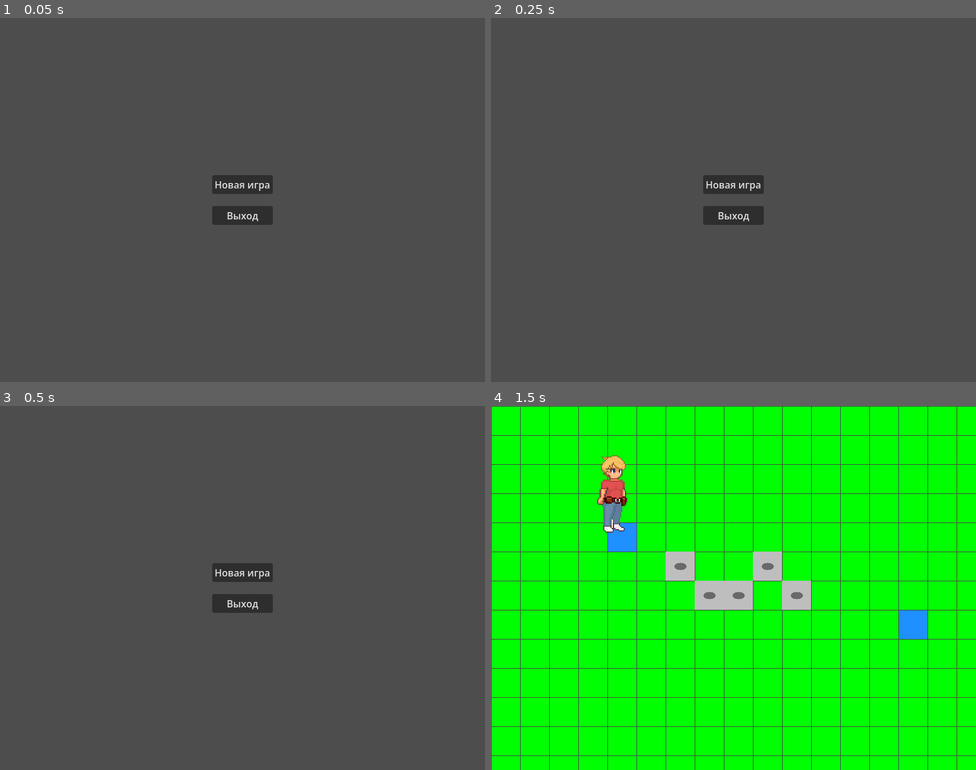
Above: before the commit, frames 1-4 (two rows, left to right).
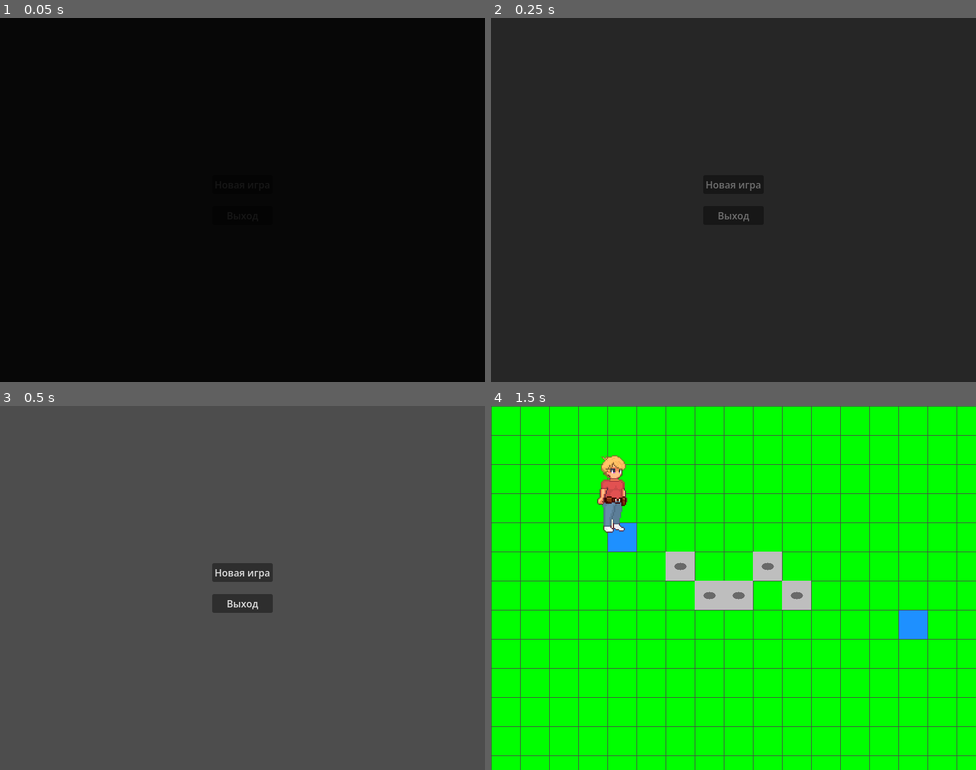
Above: after the commit, the same moments.

Repository: Radiant-Game-Studios/Pelmeny-s-Secret-Godot
Game: Godot game, scene res://scenes/main_menu.tscn
Same seed, same stepped clock (60 frames per second), same inputs: the game is played once before the commit and once after it.
Inputs:
- Up to frame 1 (0.05 s): no input
- Up to frame 2 (0.25 s): no input
- Up to frame 3 (0.5 s): no input
- Up to frame 4 (1.5 s): click "Новая игра" at 0.5 s; hold D (move_right) from 1.28 s (still down); tap E (interact) at 1.35 s

The runs differ from the first frame. In frame 1, 100% of the frame differs, in the area x 0-100%, y 0-100%; in frame 2, 99%; in frame 3, nothing differs; in frame 4, nothing differs.

Commit message:
Fade in/out in main menu

Diff:
--- a/scenes/main_menu.tscn
+++ b/scenes/main_menu.tscn
@@ -10,6 +10,17 @@
 grow_horizontal = 2
 grow_vertical = 2
 script = ExtResource("1_l6cm7")
+
+[node name="CanvasLayer" type="CanvasLayer" parent="." unique_id=438496601]
+
+[node name="FadeRect" type="ColorRect" parent="CanvasLayer" unique_id=1866762807]
+anchors_preset = 15
+anchor_right = 1.0
+anchor_bottom = 1.0
+grow_horizontal = 2
+grow_vertical = 2
+mouse_filter = 2
+color = Color(0, 0, 0, 1)
 
 [node name="Background" type="TextureRect" parent="." unique_id=1934640203]
 layout_mode = 0
--- a/scripts/game.gd
+++ b/scripts/game.gd
@@ -79,6 +79,15 @@
 	if not current_player.is_connected("teleport_attempted", _on_teleport_attempted):
 		current_player.teleport_attempted.connect(_on_teleport_attempted)
 
+	# Fade in при загрузке игры
+	fade_rect.color = Color.BLACK
+	fade_rect.visible = true
+	var tween = create_tween()
+	tween.tween_property(fade_rect, "color", Color(0, 0, 0, 0), 0.5)
+	tween.tween_callback(func():
+		fade_rect.visible = false
+	)
+
 
 func _input(event):
 	if event.is_action_pressed("ui_cancel"):  # ESC
--- a/scripts/main_menu.gd
+++ b/scripts/main_menu.gd
@@ -1,6 +1,13 @@
 extends Control
 
+@onready var fade_rect: ColorRect = $CanvasLayer/FadeRect
+
 func _ready():
+	# Fade in при запуске
+	fade_rect.color = Color.BLACK
+	var tween = create_tween()
+	tween.tween_property(fade_rect, "color", Color(0, 0, 0, 0), 0.5)
+
 	# Проверяем наличие сохранения
 	var save_exists = FileAccess.file_exists("user://savegame.dat")
 	$VBoxContainer/ContinueButton.visible = save_exists
@@ -9,17 +16,30 @@
 	$VBoxContainer/NewGameButton.pressed.connect(_on_new_game)
 	$VBoxContainer/ExitButton.pressed.connect(_on_exit)
 
+
 func set_data(data: Dictionary):
 	pass  # Меню не принимает данные
 
+
 func _on_continue():
-	print("Загрузка сохранения...")
-	# Пока нет сохранений — просто начинаем новую игру
-	SceneManager.go_to_game("test.map")
+	_fade_to_game("1.map")
+
 
 func _on_new_game():
-	print("Новая игра")
-	SceneManager.go_to_game("1.map")
+	_fade_to_game("1.map")
+
 
 func _on_exit():
-	SceneManager.quit_game()
+	# Fade out и выход
+	var tween = create_tween()
+	tween.tween_property(fade_rect, "color", Color.BLACK, 0.5)
+	tween.tween_callback(SceneManager.quit_game)
+
+
+func _fade_to_game(map_file: String):
+	# Затемняем экран, потом меняем сцену
+	var tween = create_tween()
+	tween.tween_property(fade_rect, "color", Color.BLACK, 0.3)
+	tween.tween_callback(func():
+		SceneManager.go_to_game(map_file)
+	)
